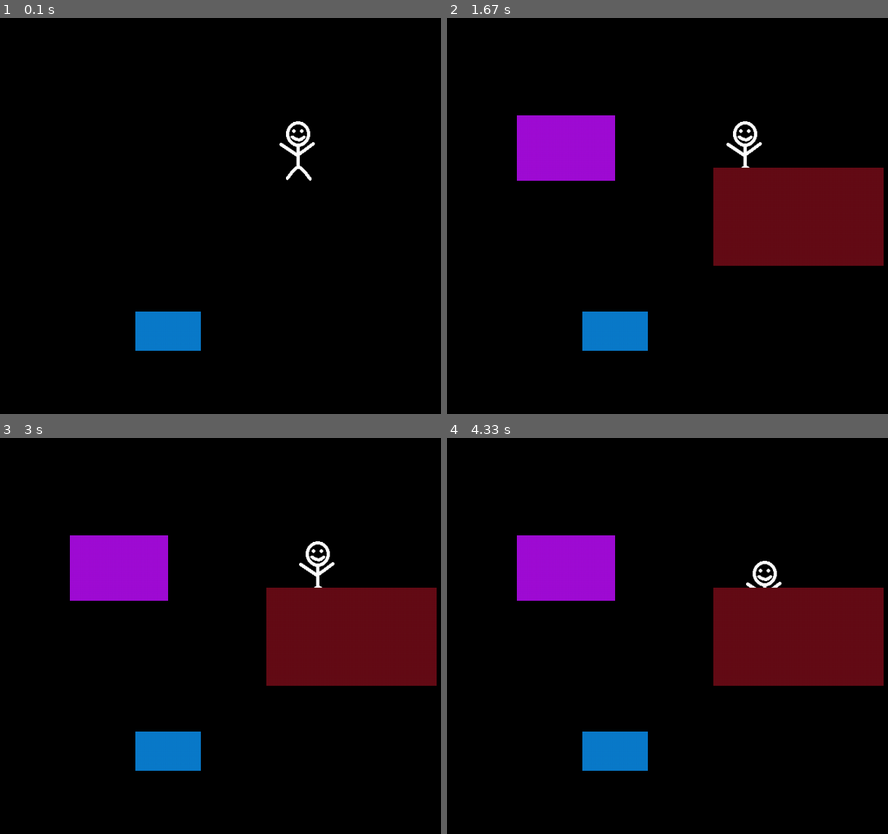
Above: before the commit, frames 1-4 (two rows, left to right).
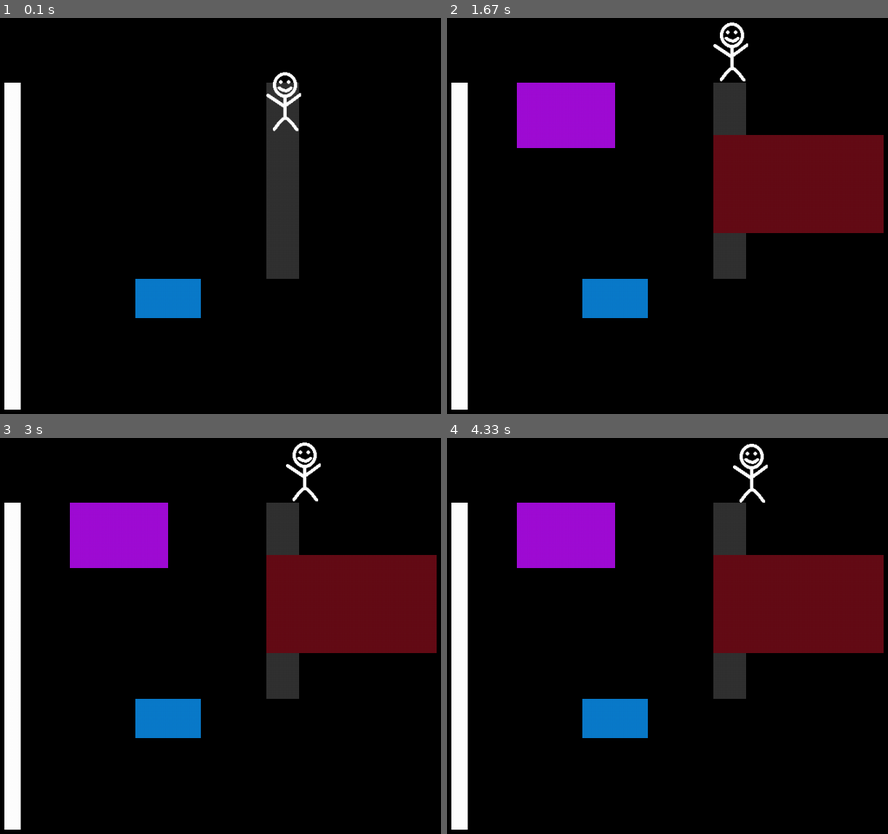
Above: after the commit, the same moments.

Repository: Aradpython/pygame-foundation
Game: pygame game, started from tests/test.py
Same seed, same stepped clock (60 frames per second), same inputs: the game is played once before the commit and once after it.
Inputs (mouse positions are in pixels of both pictures, inside the frame that each line leads up to):
- Up to frame 1 (0.1 s): no input
- Up to frame 2 (1.67 s): click (711, 247) at 0.38 s
- Up to frame 3 (3 s): right-click (61, 588) at 1.72 s; hold D 2-2.47 s; click (61, 790) at 2.08 s
- Up to frame 4 (4.33 s): right-click (557, 564) at 3.12 s; hold S 3.4-3.7 s; click (477, 651) at 3.48 s

The runs differ from the first frame. In frame 1, 9.5% of the frame differs, in the area x 0-72%, y 13-99%; in frame 2, 17%; in frame 3, 17%, in the area x 0-100%, y 1-99%; in frame 4, 17%.

Commit message:
Release v0.1.8

Diff:
--- /dev/null
+++ b/examples/dungeon_looter/classes.py
@@ -0,0 +1,81 @@
+from pygame_foundation.core import World, Entity
+from pygame_foundation.scene import Scene
+import pygame
+
+class GameScene(Scene):
+    def __init__(self, game, name):
+        super().__init__(game, name)
+        self.world = World(self.game.camera)
+        self.input_context = game.input_manager.create_context('Game')
+        self.player = None
+        self.font = pygame.font.Font(None, 32)
+
+    def set_player(self, player):
+        self.player = player
+
+    def update(self, dt, events):
+        self.world.update(dt)
+
+    def draw(self, screen):
+        self.world.draw(screen)
+        if self.player is not None:
+            score = self.font.render(f'Loot: {self.player.coins}/{self.player.goal}', True, (255, 230, 90))
+            help_text = self.font.render('WASD: move   Avoid the red guards!', True, (235, 235, 235))
+            screen.blit(score, (20, 18))
+            screen.blit(help_text, (20, 50))
+
+
+class Player(Entity):
+    def __init__(self, x, y, image=None, goal=5):
+        super().__init__(x, y, image)
+        self.collision_group = 'PLAYER'
+        self.collision_mask = {'WALL', 'COIN', 'ENEMY'}
+        self.coins = 0
+        self.velocity = 5
+        self.goal = goal
+        self.spawn_point = (x, y)
+
+    def move_up(self):
+        self.y -= self.velocity
+
+    def move_down(self):
+        self.y += self.velocity
+
+    def move_left(self):
+        self.x -= self.velocity
+
+    def move_right(self):
+        self.x += self.velocity
+
+    def collect_coin(self):
+        self.coins += 1
+
+    def return_to_spawn(self):
+        self.coordinates = self.spawn_point
+
+class Wall(Entity):
+    def __init__(self, x, y,  size=(0, 0)):
+        super().__init__(x, y, size=size, color=(125, 125, 125))
+        self.collision_group = 'WALL'
+        self.collision_mask = {'PLAYER', 'COIN', 'ENEMY'}
+
+
+class Coin(Entity):
+    def __init__(self, x, y, image=None):
+        super().__init__(x, y, image=image, size=(25, 25), color=(255, 220, 0), name='coin')
+        self.collision_group = 'COIN'
+        self.collision_mask = {'PLAYER', 'WALL'}
+
+class Enemy(Entity):
+    def __init__(self, x, y, image=None, direction=1):
+        super().__init__(x, y, image=image, size=(30, 30), color=(210, 60, 65), name='enemy')
+        self.collision_group = 'ENEMY'
+        self.collision_mask = {'PLAYER', 'WALL'}
+        self.direction = direction
+        self.speed = 5
+
+    def update(self, dt):
+        self.x += self.speed * self.direction
+
+    def turn_around(self):
+        self.direction *= -1
--- /dev/null
+++ b/examples/dungeon_looter/main.py
@@ -0,0 +1,92 @@
+from pygame_foundation.physics.collision import CollisionState
+from pygame_foundation.core import Game
+from classes import *
+import pygame
+from pathlib import Path
+
+game = Game(900, 800, 'Dungeon Looter', 60)
+collision_manager = game.collision_manager
+scene_manager = game.scene_manager
+input_manager = game.input_manager
+camera = game.camera
+assets = game.assets
+
+game_scene = GameScene(game, 'Game Scene')
+scene_manager.change_scene(game_scene)
+
+ASSETS = Path(__file__).with_name('assets')
+
+def load_optional_image(name, filename):
+    path = ASSETS / filename
+    if path.exists():
+        return assets.load_image(name, str(path))
+    return None
+
+player_image = load_optional_image('player', 'player.png')
+coin_image = load_optional_image('coin', 'coin.png')
+enemy_image = load_optional_image('enemy', 'enemy.png')
+
+COIN_POSITIONS = [(120, 120), (410, 100), (730, 120), (120, 520), (720, 610)]
+player = Player(60, 60, player_image, goal=len(COIN_POSITIONS))
+player.layer = 1
+game_scene.set_player(player)
+
+# Each tuple is x, y, width, height.  Together they form the maze corridors.
+WALL_LAYOUT = [
+    (0, 0, 900, 25), (0, 775, 900, 25), (0, 0, 25, 800), (875, 0, 25, 800),
+    (170, 25, 30, 185), (170, 290, 30, 260), (170, 630, 30, 145),
+    (340, 25, 30, 330), (340, 435, 30, 340),
+    (510, 190, 30, 370), (510, 640, 30, 135),
+    (680, 25, 30, 300), (680, 405, 30, 370),
+    (25, 210, 100, 30), (200, 210, 100, 30),
+    (370, 355, 100, 30), (540, 355, 100, 30),
+    (710, 325, 135, 30), (30, 550, 110, 30), (200, 550, 100, 30),
+    (370, 600, 100, 30), (540, 600, 100, 30), (710, 600, 135, 30),
+]
+walls = [Wall(x, y, (width, height)) for x, y, width, height in WALL_LAYOUT]
+coins = [Coin(x, y, coin_image) for x, y in COIN_POSITIONS]
+enemies = [
+    Enemy(235, 255, enemy_image, 1),
+    Enemy(555, 570, enemy_image, -1),
+    Enemy(730, 370, enemy_image, 1),
+]
+for enemy in enemies:
+    enemy.layer = 1
+
+def collect_coin(collision):
+    player.collect_coin()
+    coin = collision.entity2
+    coin.visible = False
+    coin.active = False
+    if player.coins == player.goal:
+        print('You escaped with all the loot! '*5)
+        game.running = False
+
+def caught_by_enemy(collision):
+    player.return_to_spawn()
+
+def enemy_hit_wall(collision):
+    collision.entity1.turn_around()
+
+input_manager.bind_key_held(game_scene.input_context, player.move_up, pygame.K_w)
+input_manager.bind_key_held(game_scene.input_context, player.move_down, pygame.K_s)
+input_manager.bind_key_held(game_scene.input_context, player.move_left, pygame.K_a)
+input_manager.bind_key_held(game_scene.input_context, player.move_right, pygame.K_d)
+
+game_scene.world.add(player, *walls, *coins, *enemies)
+
+for wall in walls:
+    collision_manager.add_collision_check(player, wall, CollisionState.ENTERED, callback=None, resolve=True, resolve_who=player)
+    for coin in coins:
+        collision_manager.add_collision_check(coin, wall, CollisionState.ENTERED, callback=None, resolve=True, resolve_who=coin)
+    for enemy in enemies:
+        collision_manager.add_collision_check(enemy, wall, CollisionState.ENTERED, enemy_hit_wall, resolve=True, resolve_who=enemy)
+
+for coin in coins:
+    collision_manager.add_collision_check(player, coin, CollisionState.ENTERED, collect_coin)
+
+for enemy in enemies:
+    collision_manager.add_collision_check(player, enemy, CollisionState.ENTERED, caught_by_enemy)
+
+
+game.run()
--- a/pyproject.toml
+++ b/pyproject.toml
@@ -4,7 +4,7 @@
 
 [project]
 name = "pygame-foundation"
-version = "0.1.7"
+version = "0.1.8"
 description = "A modern wrapper around Pygame."
 readme = "README.md"
 requires-python = ">=3.10"
--- a/src/pygame_foundation/__init__.py
+++ b/src/pygame_foundation/__init__.py
@@ -1,7 +1,4 @@
 """Foundational helpers for Pygame projects."""
-
-from .core import *
-from .input import *
 
 __all__ = [
     'Game',
--- a/src/pygame_foundation/assets/__init__.py
+++ b/src/pygame_foundation/assets/__init__.py
@@ -1,4 +1,4 @@
 '''
 A module for loading in assets and caching them so games load faster.
 '''
-from .manager import AssetManager
+from .manager import AssetManager, ImageAsset
--- a/src/pygame_foundation/core/entity.py
+++ b/src/pygame_foundation/core/entity.py
@@ -11,7 +11,7 @@
                 y,
                 image:Surface=None,
                 size=(0, 0),
-                color=WHITE,
+                color:tuple[int, int, int]=WHITE,
                 visible:bool=True,
                 paused:bool=False,
                 active:bool=True,
@@ -19,13 +19,25 @@
                 layer:int=0,
                 update_interval:float=UPDATE_EVERY_FRAME,
                 tags:set=None,
-                name='Entity'):
-        ''' Initializes the Entity Class '''
+                name:str='Entity',
+                collision_group:str='None',
+                collision_mask:set[str]=None
+                ):
+        '''
+        Please remember that all entities that require a collision check must have the other in the collision mask.
+
+        For instance:
+            player = Entity(collision_group='PLAYER', collision_mask={'COIN'})
+            player = Entity(collision_group='COIN', collision_mask={'PLAYER'})
+
+        NOT:
+            player = Entity(collision_group='PLAYER', collision_mask={'COIN'})
+            player = Entity(collision_group='COIN', collision_mask={})
+        '''
         super().__init__()
         if image :
             self.image = image
             self.rect = self.image.get_rect(topleft=(x, y))
-
 
         else:
             self.image = None
@@ -44,6 +56,9 @@
         self._elapsed = 0.0
         self._tags = set() if tags is None else set(tags)
         self.name = name
+
+        self.collision_group = collision_group
+        self.collision_mask = set() if collision_mask is None else set(collision_mask)
 
     def __str__(self):
         return self.name
--- a/src/pygame_foundation/core/game.py
+++ b/src/pygame_foundation/core/game.py
@@ -1,3 +1,4 @@
+from pygame_foundation.physics.collision import CollisionManager
 from pygame_foundation.assets.manager import AssetManager
 from pygame_foundation.input.manager import InputManager
 from pygame_foundation.scene.manager import SceneManager
@@ -26,12 +27,14 @@
         self.assets = AssetManager()
         self.scene_manager = SceneManager(self)
         self.input_manager = InputManager()
+        self.collision_manager = CollisionManager()
 
 
-    def update(self, events):
+    def update(self, dt, events):
         ''' Update the Game '''
-        # self.input_manager.update(events)
         self.camera.update()
+        self.scene_manager.update(dt, events)
+        self.collision_manager.update()
 
     def run(self):
         ''' Run the Game '''
@@ -46,10 +49,11 @@
 
             self.surface.fill(BLACK)
 
-            self.update(events)
+            self.update(dt, events)
 
-            self.scene_manager.update(dt, events)
             self.scene_manager.draw(self.surface)
+
+
 
             pygame.display.update()
         pygame.quit()
--- a/src/pygame_foundation/input/__init__.py
+++ b/src/pygame_foundation/input/__init__.py
@@ -1,4 +1,4 @@
 '''
 The Input Module. Used for the management of keyboard inputs
 '''
-from .manager import InputManager, InputBinding, InputType
+from .manager import InputManager, InputBinding, InputType, InputContext
--- /dev/null
+++ b/src/pygame_foundation/physics/__init__.py
@@ -0,0 +1,2 @@
+''' A module for handling physics in games such as collsions. '''
+from .collision import Collision, CollisionManager, CollisionState
--- /dev/null
+++ b/src/pygame_foundation/physics/collision.py
@@ -0,0 +1,101 @@
+from collections.abc import Callable
+from enum import Enum
+
+
+class CollisionState(Enum):
+    ENTERED = 0
+    STAYING = 1
+    EXITED = 2
+    NONE = 3
+
+class Collision:
+    def __init__(self, entity1, entity2, only_when:CollisionState, func:Callable=None, resolve:bool=False, resolve_who=None):
+        self.entity1 = entity1
+        self.entity2 = entity2
+        self.only_when = only_when
+        self.state = CollisionState.NONE
+        self.on_collision = func
+        self._was_colliding = False
+        self.resolve = resolve
+
+        if resolve is True:
+            self.resolve_who = resolve_who
+            if resolve_who == self.entity1:
+                self.not_resolve = self.entity2
+            else:
+                self.not_resolve = self.entity1
+
+    def __call__(self, *args, **kwds):
+        if self.on_collision is not None:
+            self.on_collision(self, *args, **kwds)
+
+class CollisionManager:
+    def __init__(self):
+        self.collisions = []
+
+    def add_collision_check(self, entity1, entity2, only_when:CollisionState, callback:Callable, resolve:bool=False, resolve_who=None):
+        '''
+        Adds a collision check between two rectangles.
+        The callback must accept the collision obj in its parameters.
+        The resolve parameter is used for when you don't want two entities overlapping.
+        It will resolve their positions. resolve_who is to determine which entity to move during resolution.
+        '''
+        collision = Collision(entity1, entity2, only_when, callback, resolve, resolve_who)
+        self.collisions.append(collision)
+        return collision
+
+    def _handle_resolution(self, collision):
+        if collision.resolve is True:
+            resolve_who = collision.resolve_who.rect
+            not_resolve = collision.not_resolve.rect
+            overlap_x = min(resolve_who.right, not_resolve.right) - max(
+                resolve_who.left, not_resolve.left
+            )
+            overlap_y = min(resolve_who.bottom, not_resolve.bottom) - max(
+                resolve_who.top, not_resolve.top
+            )
+
+            if overlap_x < overlap_y:
+                if resolve_who.centerx < not_resolve.centerx:
+                    resolve_who.right = not_resolve.left
+                else:
+                    resolve_who.left = not_resolve.right
+            else:
+                if resolve_who.centery < not_resolve.centery:
+                    resolve_who.bottom = not_resolve.top
+                else:
+                    resolve_who.top = not_resolve.bottom
+
+    def update(self):
+        for collision in self.collisions:
+            entity1 = collision.entity1
+            entity2 = collision.entity2
+
+            can_collide = (
+                entity2.collision_group in entity1.collision_mask
+                and
+                entity1.collision_group in entity2.collision_mask
+            )
+            is_colliding = (
+                can_collide and entity1.rect.colliderect(entity2.rect)
+            )
+
+            if is_colliding:
+                self._handle_resolution(collision)
+                if collision._was_colliding:
+                    collision.state = CollisionState.STAYING
+                else:
+                    collision.state = CollisionState.ENTERED
+
+                if collision.state == collision.only_when:
+                    collision()
+
+                collision._was_colliding = True
+
+            elif collision._was_colliding:
+                collision.state = CollisionState.EXITED
+
+                if collision.state == collision.only_when:
+                    collision()
+
+                collision._was_colliding = False
--- a/tests/test.py
+++ b/tests/test.py
@@ -1,6 +1,8 @@
+from pygame_foundation.physics.collision import CollisionState
 from pygame_foundation.core import Entity, Game, World
 from pygame_foundation.scene import Scene
 import pygame
+import random
 
 class GameScene(Scene):
     def __init__(self, game, name):
@@ -9,7 +11,6 @@
         self.counter = 0
 
     def update(self, dt, events):
-        print(f'Game: {self.counter}')
         self.counter += 1
         if self.is_active:
             self.world.update(dt)
@@ -24,7 +25,6 @@
         self.world = World(game.camera)
 
     def update(self, dt, events):
-        print('Pause')
         if self.is_active:
             self.world.update(dt)
         return
@@ -32,24 +32,45 @@
     def draw(self, screen):
         self.world.draw(screen)
 
-game = Game(1000, 800, 'Test', 60, (0, -100))
+coins = 0
+
+game = Game(1000, 800, 'Test', 60, (0, -50))
 input_manager = game.input_manager
 camera = game.camera
 assets = game.assets
+scene_manager = game.scene_manager
+collision_manager = game.collision_manager
 
+pause_menu = PauseScene(game, 'PauseMenu')
 game_scene = GameScene(game, 'GameScene')
-pause_menu = PauseScene(game, 'PauseMenu')
-scene_manager = game.scene_manager
 scene_manager.change_scene(game_scene)
 
 player_image = assets.load_image('player', 'tests\\image.png')
-player = Entity(500, 100, player_image, layer=1)
-e1 = Entity(300, 400, size=(100, 60), color=(10, 123, 203))
-e2 = Entity(200, 100, size=(150, 100), color=(160, 13, 213))
-e3 = Entity(500, 180, size=(260, 150), color=(100, 13, 23))
 
-game_scene.world.add(player, e1)
+player = Entity(500, 100, player_image, layer=1, name='Player', collision_group='PLAYER', collision_mask={'COIN', 'CONVEYOR', 'WALL'})
+coin = Entity(300, 400, size=(100, 60), color=(10, 123, 203), collision_group='COIN', collision_mask={'PLAYER'})
+wall = Entity(100, 100, size=(25, 500), color=(255, 255, 255), collision_group='WALL', collision_mask={'PLAYER'})
+conveyor = Entity(500, 100, size=(50, 300), color=(50, 50, 50), collision_group='CONVEYOR', collision_mask={'PLAYER'})
+e2 = Entity(200, 100, size=(150, 100), color=(160, 13, 213), collision_group='PAUSE BLOCK')
+e3 = Entity(500, 180, size=(260, 150), color=(100, 13, 23), collision_group='PAUSE BLOCK')
+
+game_scene.world.add(player, coin, wall, conveyor)
 pause_menu.world.add(e2, e3)
+
+def move_coin_randomly(collision):
+    global coins
+    coin.x = random.randint(0, game.window_width - 100)
+    coin.y = random.randint(0, game.window_height - 100)
+    coins += 1
+    print(f'Coins: {coins}')
+
+def conveyor_p_move(collision):
+    collision.entity1.y -= 4
+
+collision_manager.add_collision_check(player, coin, CollisionState.ENTERED, move_coin_randomly)
+collision_manager.add_collision_check(player, wall, CollisionState.ENTERED, None, resolve=True, resolve_who=player)
+collision_manager.add_collision_check(player, conveyor, CollisionState.STAYING, conveyor_p_move)
+
 
 def move_up():
     player.y -= 5
@@ -77,7 +98,6 @@
 input_manager.bind_mouse_clicked(game_scene.input_context, change_scene_to_pause, pygame.BUTTON_LEFT)
 input_manager.bind_mouse_clicked(pause_menu.input_context, change_scene_to_game, pygame.BUTTON_RIGHT)
 
-# camera.follow(player)
 
 if __name__ == '__main__':
     game.run()
Not shown, changed: README.md
Binary file added: examples/dungeon_looter/assets/coin.png
Binary file added: examples/dungeon_looter/assets/enemy.png
Binary file added: examples/dungeon_looter/assets/player.png
Binary file changed: tests/image.png
